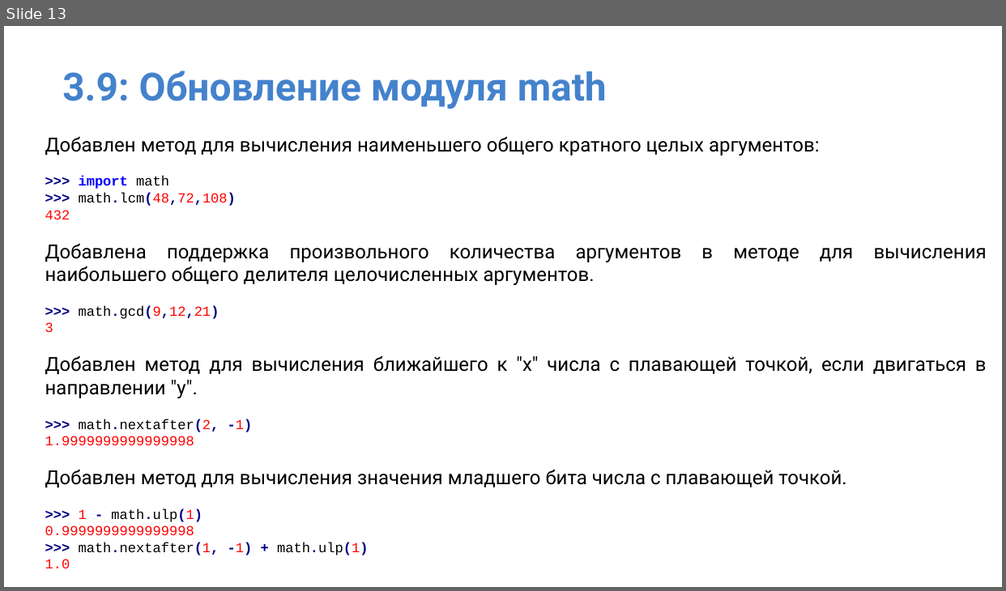
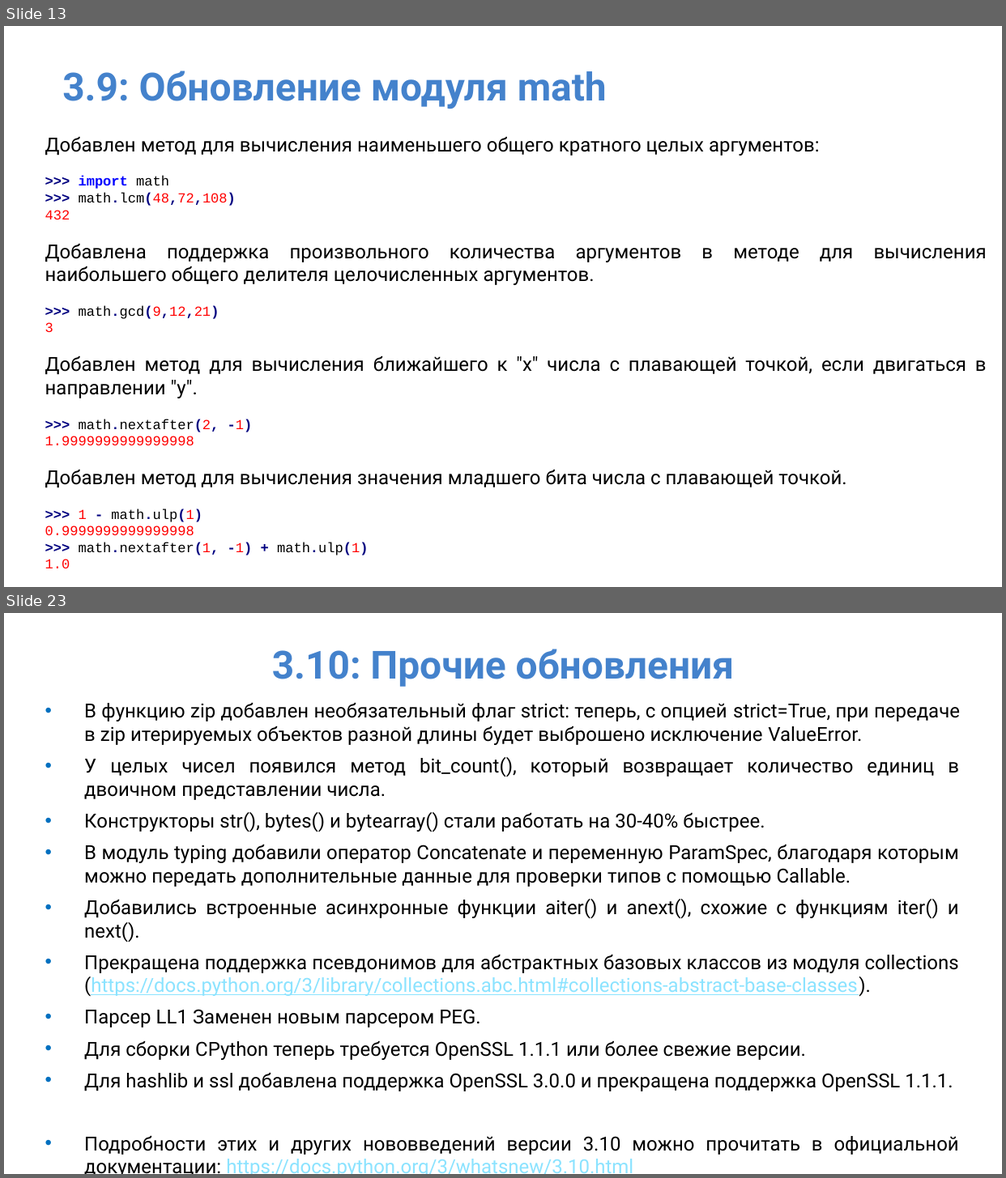
Before and after one commit to IlyaOrlov/PythonCourseKupno, a slide deck: Lectures/py_lec_8.pptx. Shown one above the other, each under a label of ours: slide 13 before the commit, slides 13 and 23 after it; the slides between them are not shown. The pictures are 1006x591 and 1006x1178 pixels, drawn with LibreOffice and Linux fonts; fonts in the diff are those of the drawing. Boxes give left, top, right and bottom in pixels: in the first picture for what was removed or moved away, otherwise in the second. Text is boxed around its words. In the diff, an @@ line names an element or a change of style, - is before the commit and + after.

```diff
--- a/Lectures/py_lec_8.pptx
+++ b/Lectures/py_lec_8.pptx
@@ slide 23 added at [4,613,1002,1174], background #FFFFFF @@
@@ title added at [272,649,734,687], 28 pt, text #4482CC, bold @@
+3.10: Прочие обновления
@@ text added at [84,702,960,1155], 14 pt, text #000000 @@
+• В функцию zip добавлен необязательный флаг strict: теперь, с опцией strict=True, при передаче в zip итерируемых объектов разной длины будет выброшено исключение ValueError.
+• У целых чисел появился метод bit_count(), который возвращает количество единиц в двоичном представлении числа.
+• Конструкторы str(), bytes() и bytearray() стали работать на 30-40% быстрее.
+• В модуль typing добавили оператор Concatenate и переменную ParamSpec, благодаря которым можно передать дополнительные данные для проверки типов с помощью Callable.
+• Добавились встроенные асинхронные функции aiter() и anext(), схожие с функциям iter() и next().
+• Прекращена поддержка псевдонимов для абстрактных базовых классов из модуля collections (https://docs.python.org/3/library/collections.abc.html#collections-abstract-base-classes).
+• Парсер LL1 Заменен новым парсером PEG.
+• Для сборки CPython теперь требуется OpenSSL 1.1.1 или более свежие версии.
+• Для hashlib и ssl добавлена поддержка OpenSSL 3.0.0 и прекращена поддержка OpenSSL 1.1.1.
+• Подробности этих и других нововведений версии 3.10 можно прочитать в официальной документации: https://docs.python.org/3/whatsnew/3.10.html
```
Also in this commit, not shown: 2 slides changed, 9 other slides added, 2 other files.
